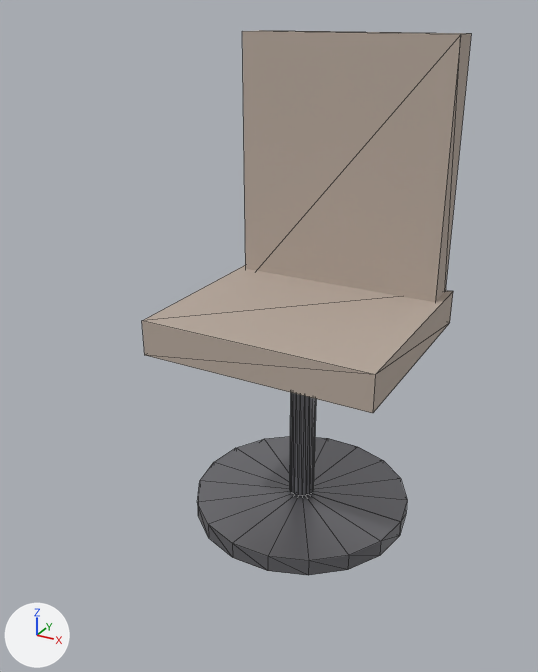
What one commit did to the glTF model storage/picture/mocan-55.glb.
The view is the same before and after, from a camera (50 mm lens) standing at (0.678, -1.401, 1.147) and looking at (-0.041, -0.094, 0.493). The lights are fixed; the arrows at lower left show +X, +Y and +Z. The older version comes first. Mesh edges are drawn as thin lines. Vertices at exactly the same position are counted once.

In view in the first picture: 'furniture'.
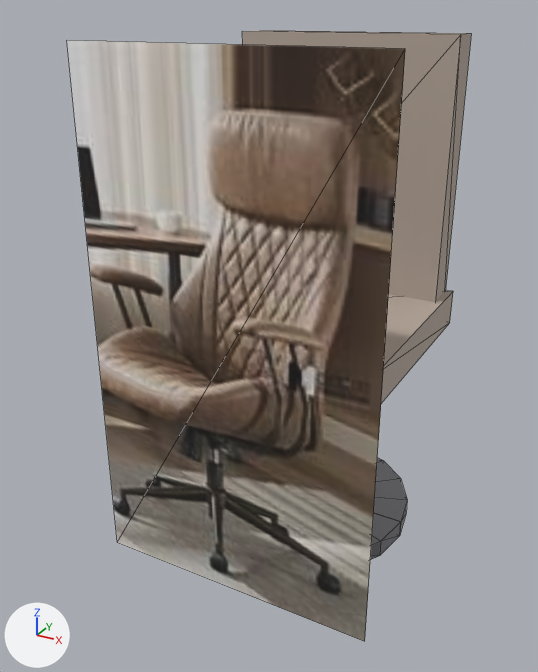
Boxes (x1, y1, x2, y2) around the edits, measured in the pictures (538 x 672 px):
'furniture', reshaped (23% wider, 12% taller)
    before: (142, 30, 471, 575)
    after: (67, 30, 471, 641)
part 1 of me_mesh_0, added
    after: (67, 40, 405, 641)

The edits, one by one:
Picture 'Image_0' (img_image_0) is new.
Material 'photo' (mat_photo) is new.
Its texture is img_image_0.
Its roughness is 0.85.
me_mesh_0 is used by ob_furniture; location (0.0, 0.0, 0.0).
Verts and faces of me_mesh_0; kept vertices keep their numbers, new ones are numbered from 96.
me_mesh_0 had 96 vertices, 168 faces and spanned x -0.264..0.264, y -0.256..0.256, z 0.005..1.1.
me_mesh_0 now has 100 vertices, 170 faces and spans x -0.31..0.31, y -0.34..0.256, z 0.004..1.1.
Part 1, on me_mesh_0:
New vertex 96 is at (-0.31, -0.34, 0.004), pixel (117, 542).
New vertex 97 is at (0.31, -0.34, 0.004), pixel (364, 641).
New vertex 98 is at (0.31, -0.34, 1.096), pixel (405, 48).
New vertex 99 is at (-0.31, -0.34, 1.096), pixel (66, 40).
New faces: (96, 97, 98), (96, 98, 99) (mat_photo (picture img_image_0)).
me_mesh_0 gains material mat_photo (picture img_image_0).
